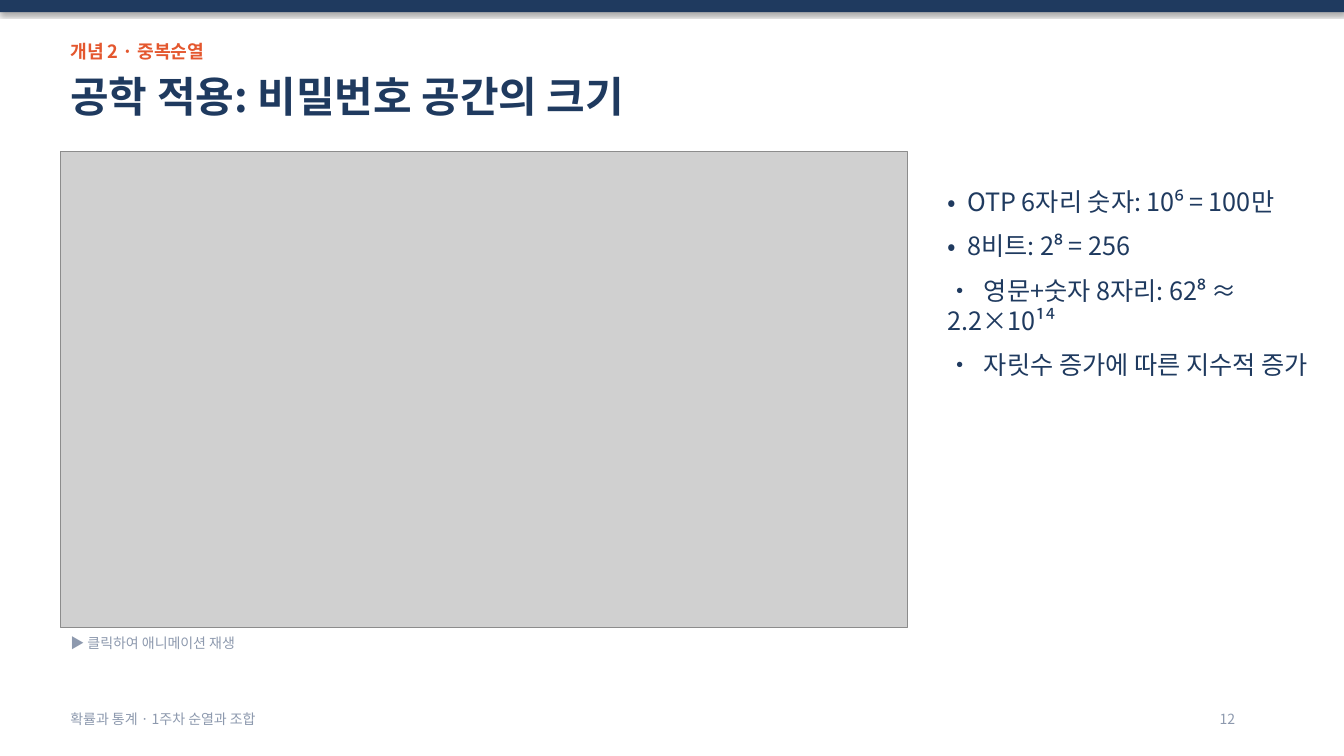
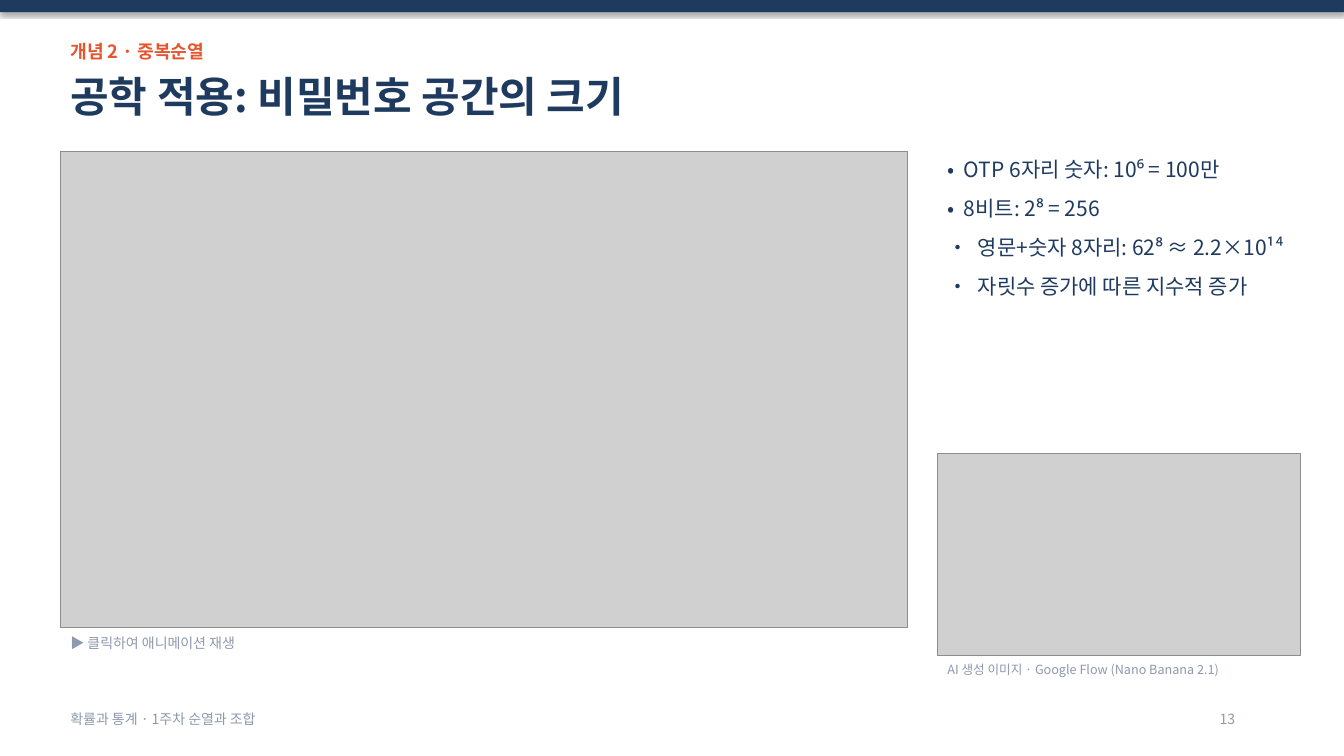
Before and after one commit to now0831/dlide, a slide deck: slide 13 of output/week01_순열.pptx (slide 12 before the commit). Drawn at 1344x756 pixels with LibreOffice and Linux fonts; fonts in the diff are those of the drawing; grey boxes stand for pictures. Boxes give left, top, right and bottom in pixels: in the first picture for what was removed or moved away, otherwise in the second. Text is boxed around its words. In the diff, an @@ line names an element or a change of style, - is before the commit and + after.

```diff
--- a/output/week01_순열.pptx
+++ b/output/week01_순열.pptx
@@ text "• OTP 6자리 숫자: 10⁶ ...": place and size @@
-text "• OTP 6자리 숫자: 10⁶ ..." at (947, 190, 1307, 376)
+text "• OTP 6자리 숫자: 10⁶ ..." at (964, 159, 1284, 296)
@@ text "• OTP 6자리 숫자: 10⁶ ..." at (964, 159, 1284, 296): size 18 to 15 pt @@
@@ picture added at (938, 454, 1301, 655) @@
@@ text added at (947, 663, 1219, 677), 9 pt, text #8D99AE @@
+AI 생성 이미지 · Google Flow (Nano Banana 2.1)
@@ text at (1220, 714, 1236, 724): text changed @@
-12
+13
```
Also in this commit, not shown: 12 other slides changed, 1 slide added, 8 other files.
